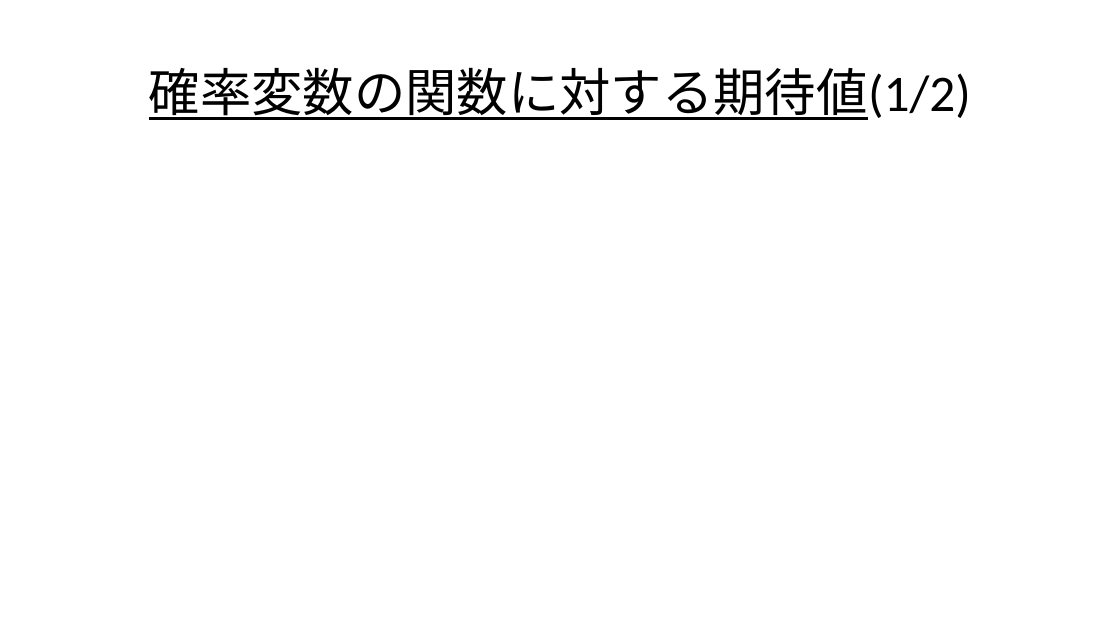
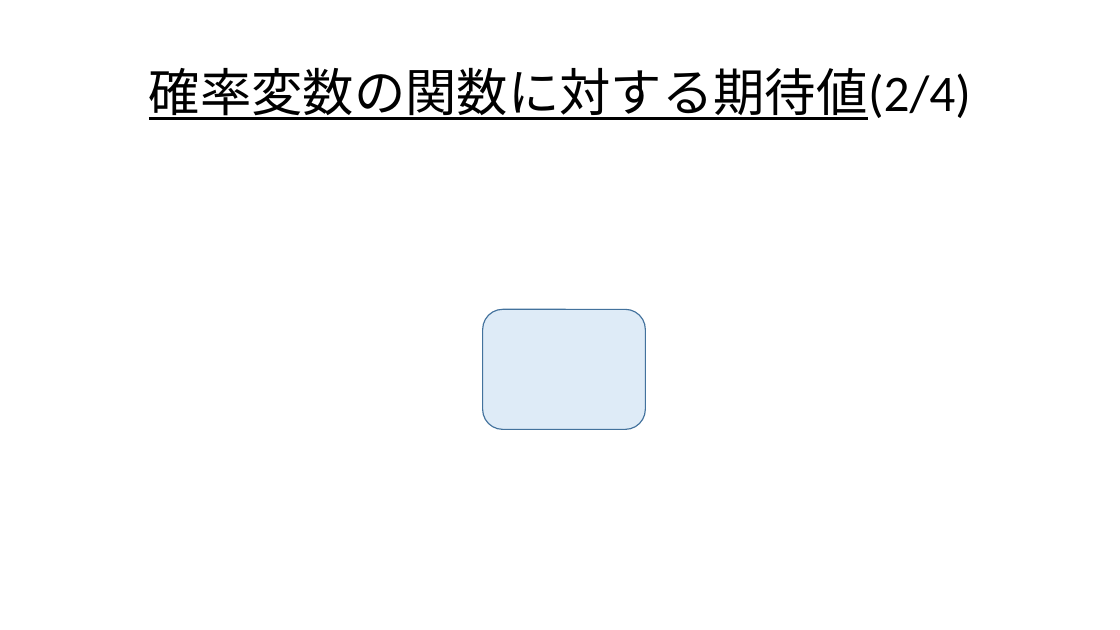
Before and after one commit to Ryo-KATAYAMA/Senior_Project, a slide deck: slide 25 of Chapter4.pptx (slide 20 before the commit). Drawn at 1120x630 pixels with LibreOffice and Linux fonts; fonts in the diff are those of the drawing; grey boxes stand for pictures. Boxes give left, top, right and bottom in pixels: in the first picture for what was removed or moved away, otherwise in the second. Text is boxed around its words. In the diff, an @@ line names an element or a change of style, - is before the commit and + after.

```diff
--- a/Chapter4.pptx
+++ b/Chapter4.pptx
@@ title at (x1=149, y1=67, x2=971, y2=120): text changed @@
-確率変数の関数に対する期待値(1/2)
+確率変数の関数に対する期待値(2/4)
@@ rounded rectangle added at (x1=483, y1=309, x2=646, y2=429), fill #DEEBF7, outline #43739E 1 pt @@
```
Also in this commit, not shown: 20 other slides changed, 13 slides added, 1 slide removed.
